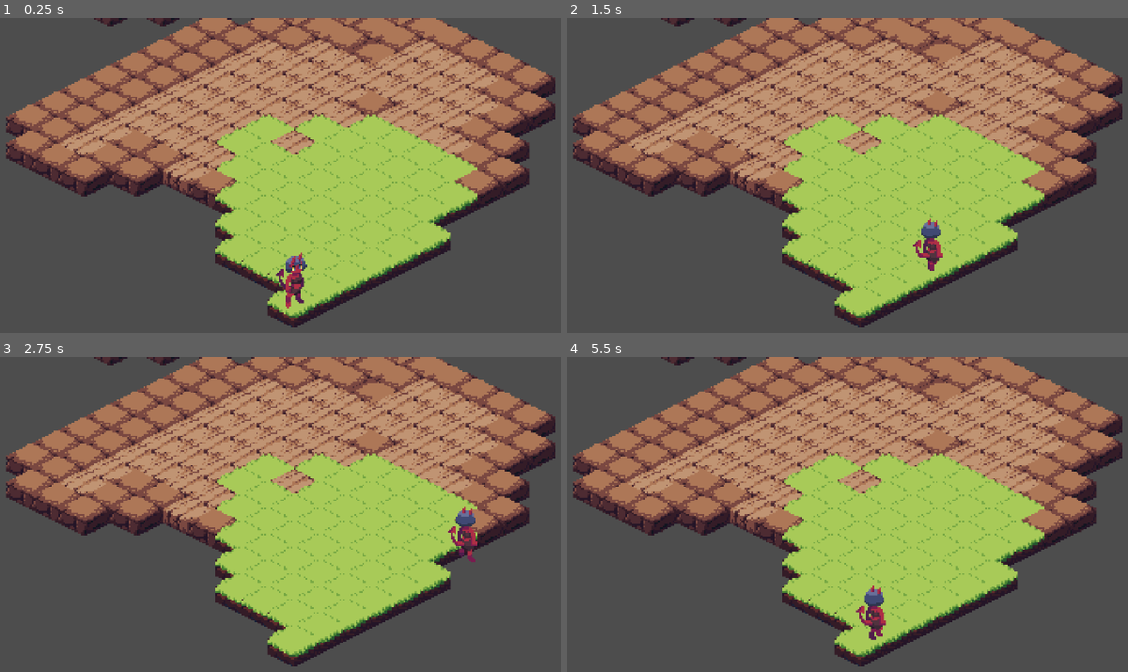
Above: before the commit, frames 1-4 (two rows, left to right).
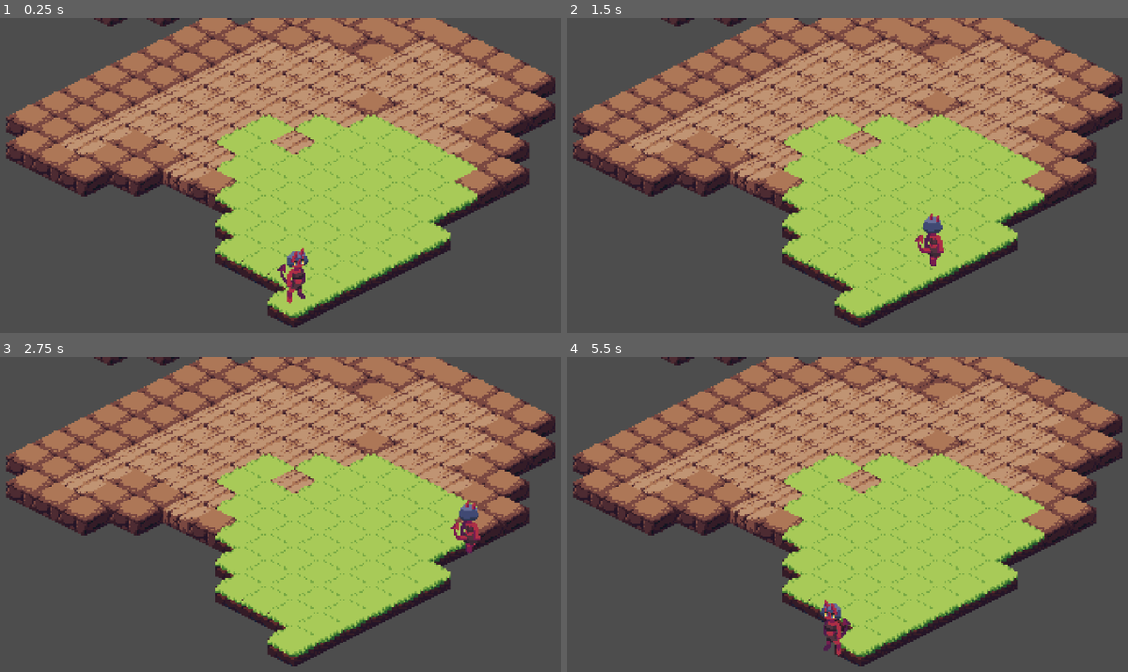
Above: after the commit, the same moments.

Repository: amdevcic/mashup-jam
Game: Godot game, scene res://Scenes/level.tscn
Two runs of this game, one before a commit and one after it. Both use one fixed random seed, a clock stepped at 60 frames per second and the inputs below.
Inputs (mouse positions are in pixels of both pictures, inside the frame that each line leads up to):
- Up to frame 1 (0.25 s): no input
- Up to frame 2 (1.5 s): move the mouse to (1021, 207) at 0.52 s; click (1021, 207) at 0.67 s; move the mouse to (707, 251) at 1.27 s; click (707, 251) at 1.42 s
- Up to frame 3 (2.75 s): move the mouse to (364, 476) at 2.02 s; click (364, 476) at 2.17 s
- Up to frame 4 (5.5 s): move the mouse to (819, 653) at 2.77 s; click (819, 653) at 2.92 s; move the mouse to (1083, 631) at 3.52 s; click (1083, 631) at 3.67 s; move the mouse to (628, 505) at 4.27 s; click (628, 505) at 4.42 s; move the mouse to (892, 568) at 5.02 s; click (892, 568) at 5.17 s

The runs differ from the first frame. In frame 1, 0.6% of the frame differs, in the area x 49-56%, y 72-93%; in frame 2, 0.5%; in frame 3, 0.6%; in frame 4, 1.0%, in the area x 45-57%, y 72-95%.

Commit message:
fix bugs, movement finished

Diff:
--- a/Scenes/level.tscn
+++ b/Scenes/level.tscn
@@ -308,10 +308,10 @@
 [node name="NavigationAgent2D" type="NavigationAgent2D" parent="Demon"]
 
 [node name="AnimatedSprite2D" type="AnimatedSprite2D" parent="Demon"]
-position = Vector2(-1, -12)
+position = Vector2(0, -15)
 sprite_frames = SubResource("SpriteFrames_fwqsd")
 animation = &"idle_D"
-frame_progress = 0.257268
+frame_progress = 0.447555
 
 [node name="Camera2D" type="Camera2D" parent="."]
 position = Vector2(589, 220)
--- a/Scripts/ground.gd
+++ b/Scripts/ground.gd
@@ -29,7 +29,7 @@
 		var clicked_coordinate = local_to_map(local_mouse_position)
 		var demon_position = local_to_map(demon.global_position)
 
-		print("Demon pos: ", demon_position, " Tile clicked: ", clicked_coordinate) #debug
+		print("Demon pos on grid: ", demon_position, " Demon pos in world: ", demon.global_position, " Tile clicked: ", clicked_coordinate) #debug
 
 		var movementPath = generatePath(demon_position, clicked_coordinate)
 		if !demon.isWalking and movementPath.size() > 1:
@@ -37,13 +37,10 @@
 
 
 func generatePath(startPos: Vector2i, endPos: Vector2i): #generate path with astar
-	var path = astarGrid.get_id_path(
+	return astarGrid.get_id_path(
 		startPos,
 		endPos
 	)
 
-	print("Path: ", path) #debug
-	return path
-
 # Called every frame. 'delta' is the elapsed time since the previous frame.
 #func _process(delta: float) -> void:
--- a/Scripts/player.gd
+++ b/Scripts/player.gd
@@ -4,9 +4,9 @@
 @onready var sprite: AnimatedSprite2D = $AnimatedSprite2D
 
 @onready var isWalking: bool = false
-@onready var nextMovementTile
-@onready var destinationTile
-@onready var movementPath
+var nextMovementTile
+var destinationTile
+var movementPath
 @onready var moveIndex = 1
 var direction
 
@@ -24,7 +24,7 @@
 func _physics_process(delta: float):
 	if isWalking:
 		if global_position != nextMovementTile:
-			global_position = global_position.move_toward(nextMovementTile, 1) #TODO: stop at center!
+			global_position = global_position.move_toward(nextMovementTile, 1)
 
 		elif moveIndex < movementPath.size() - 1: #next tile in list
 			direction = moveDir(movementPath[moveIndex], movementPath[moveIndex+1])
@@ -42,7 +42,7 @@
 
 			moveIndex += 1
 
-		if ground.local_to_map(global_position) == destinationTile:
+		if global_position == ground.map_to_local(destinationTile):
 			isWalking = false
 			movementPath = []
 			moveIndex = 1
@@ -64,10 +64,10 @@
 func move(path: Array):
 	movementPath = path
 	destinationTile = path[-1]
-	var firstDirection = moveDir(path[0], path[1])
-	nextMovementTile = global_position + Vector2(directions[firstDirection])
+	direction = moveDir(path[0], path[1])
+	nextMovementTile = global_position + Vector2(directions[direction])
 
-	match firstDirection: #play anim
+	match direction: #play anim
 		"UL":
 			changeAnim("walkUL")
 		"UR":
